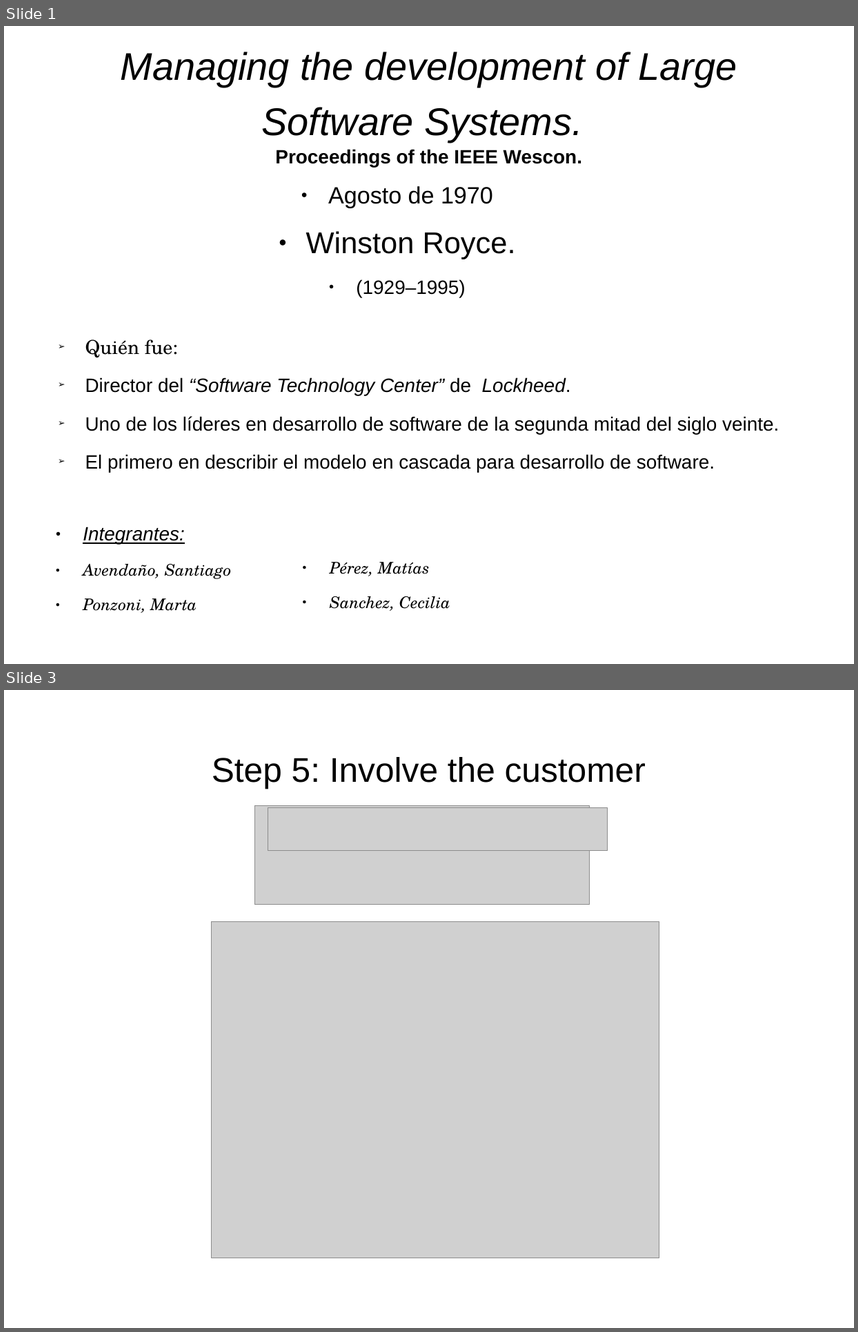
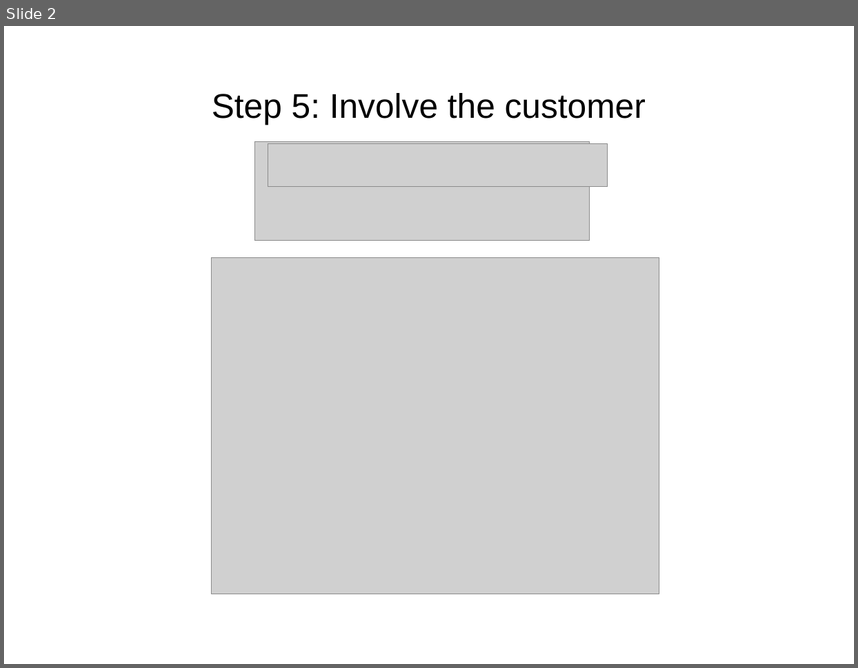
Before and after one commit to Maturuleco/ingdesoft2, a slide deck: Paper/PresentaciónMatias.odp. Shown one above the other, each under a label of ours: slides 1 and 3 before the commit, slide 2 after it; the slides between them are not shown. The pictures are 858x1332 and 858x668 pixels, drawn with LibreOffice and Linux fonts; fonts in the diff are those of the drawing; grey boxes stand for pictures. Boxes give left, top, right and bottom in pixels: in the first picture for what was removed or moved away, otherwise in the second. Text is boxed around its words. In the diff, an @@ line names an element or a change of style, - is before the commit and + after.

Commit message:
cambios minimos en mi precentacion (matías) y exporto la de marta a ppt

```diff
--- a/Paper/PresentaciónMatias.odp
+++ b/Paper/PresentaciónMatias.odp
@@ slide 1 removed at <box>4,26,854,664</box>, background #FFFFFF @@
@@ title removed at <box>121,52,737,167</box> @@
-Managing the development of Large Software Systems.
-Proceedings of the IEEE Wescon.
@@ text removed at <box>306,186,516,297</box> @@
-● Agosto de 1970
-● Winston Royce.
-● (1929–1995)
@@ text removed at <box>85,339,779,472</box> @@
-➢ Quién fue:
-➢ Director del “Software Technology Center” de Lockheed.
-➢ Uno de los líderes en desarrollo de software de la segunda mitad del siglo veinte.
-➢ El primero en describir el modelo en cascada para desarrollo de software.
@@ text removed at <box>83,526,231,612</box> @@
-● Integrantes:
-● Avendaño, Santiago
-● Ponzoni, Marta
@@ text removed at <box>330,561,450,610</box> @@
-● Pérez, Matías
-● Sanchez, Cecilia
@@ what was slide 3 is now slide 2 @@
```
Also in this commit, not shown: 2 slides changed, 1 slide added, 1 other file.
